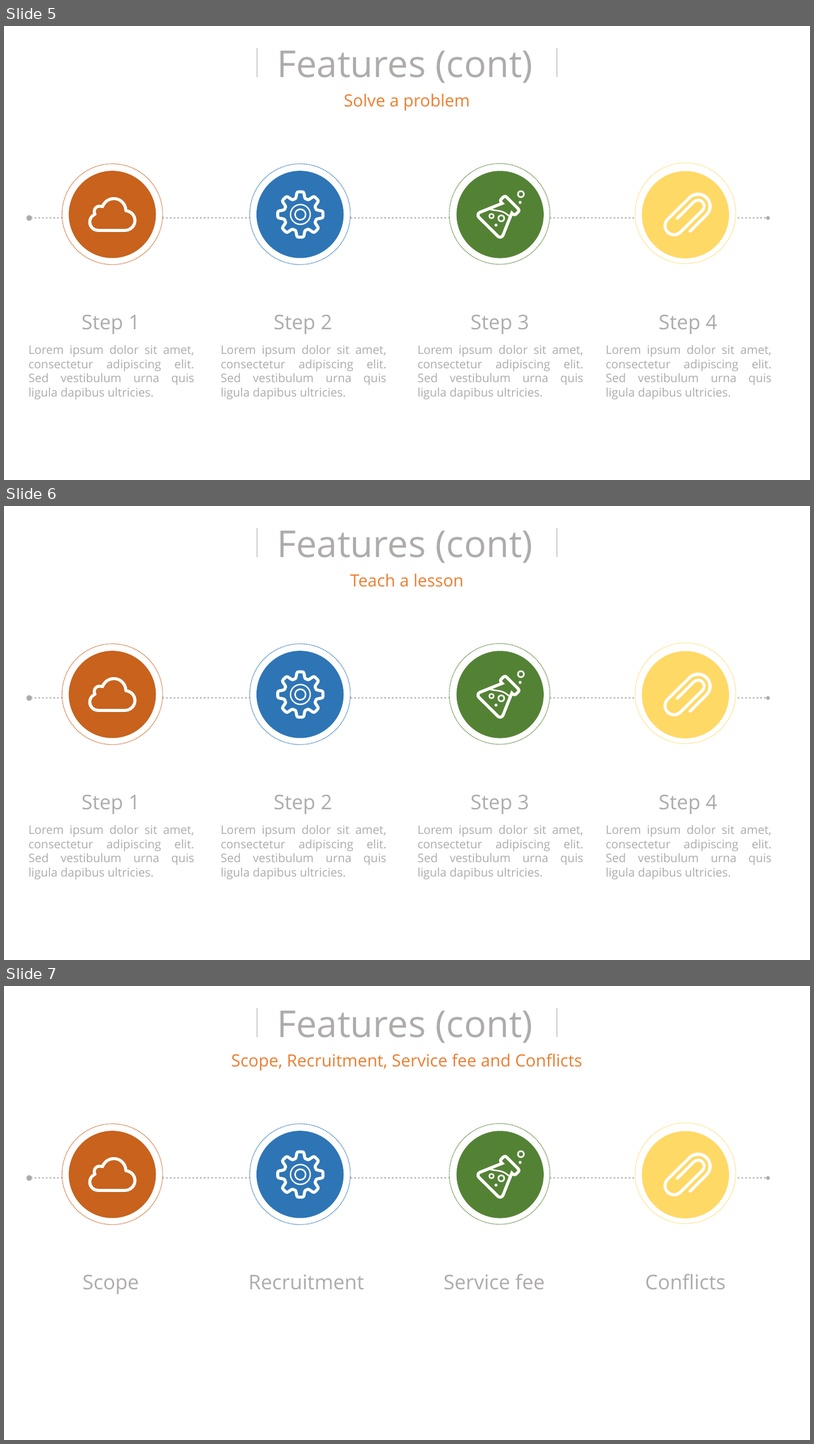
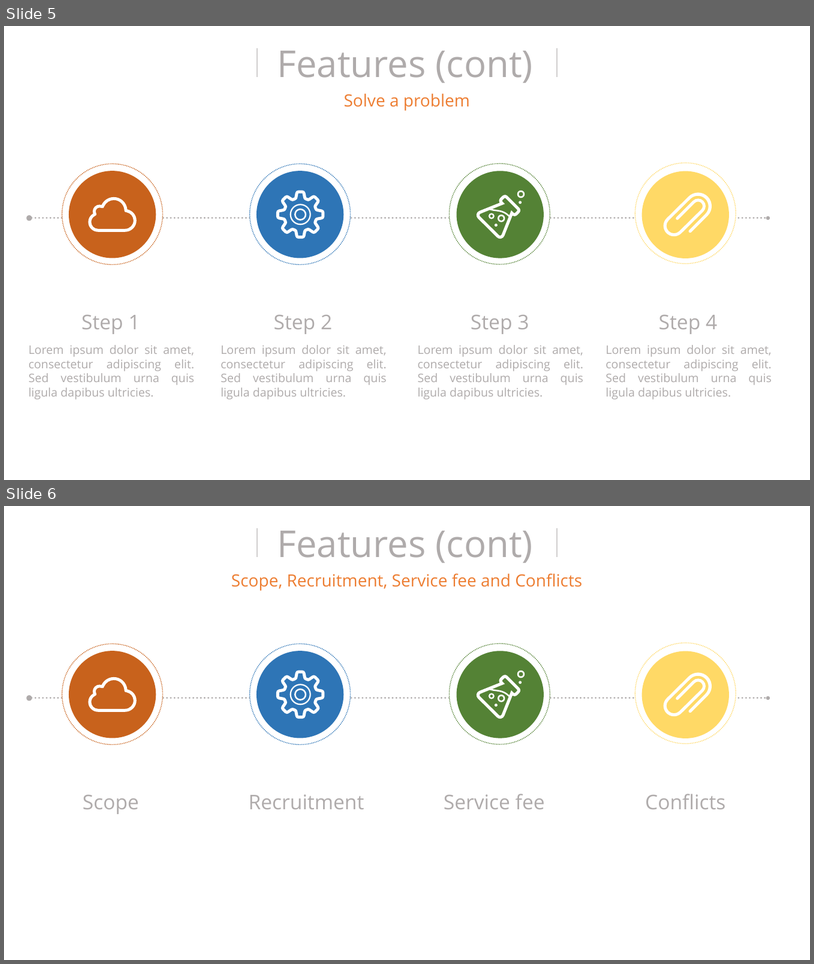
Before and after one commit to thanhphonui321/quickteach, a slide deck: 3.5 Slides 1-14.pptx.pptx. Shown one above the other, each under a label of ours: slides 5, 6 and 7 before the commit, slides 5 and 6 after it. The pictures are 814x1444 and 814x964 pixels, drawn with LibreOffice and Linux fonts; fonts in the diff are those of the drawing. Boxes give left, top, right and bottom in pixels: in the first picture for what was removed or moved away, otherwise in the second. Text is boxed around its words. In the diff, an @@ line names an element or a change of style, - is before the commit and + after.

Commit message:
abc

```diff
--- a/3.5 Slides 1-14.pptx.pptx
+++ b/3.5 Slides 1-14.pptx.pptx
@@ slide 6 removed at [4,506,810,960], background #FFFFFF @@
@@ line removed from (257, 528) to (257, 557) @@
@@ text removed at [278,531,533,563] @@
-Features (cont)
@@ line removed from (558, 528) to (558, 557) @@
@@ text removed at [350,573,464,587] @@
-Teach a lesson
@@ ellipse removed at [62,644,163,745] @@
@@ ellipse removed at [636,643,737,744] @@
@@ ellipse removed at [69,651,156,738] @@
@@ ellipse removed at [642,651,729,738] @@
@@ freeform shape removed at [88,677,137,712] @@
@@ group removed at [450,643,551,744]: 6 freeform shapes, 2 ellipses @@
@@ freeform shape removed at [664,672,713,716] @@
@@ double arrow removed from (29, 698) to (768, 698) @@
@@ group removed at [249,644,351,745]: 3 freeform shapes, 2 ellipses @@
@@ text removed at [81,795,140,814] @@
-Step 1
@@ text removed at [274,795,332,814] @@
-Step 2
@@ text removed at [471,795,529,814] @@
-Step 3
@@ text removed at [659,795,717,814] @@
-Step 4
@@ text removed at [29,825,194,879] @@
-Lorem ipsum dolor sit amet, consectetur adipiscing elit. Sed vestibulum urna quis ligula dapibus ultricies.
@@ text removed at [221,825,387,879] @@
-Lorem ipsum dolor sit amet, consectetur adipiscing elit. Sed vestibulum urna quis ligula dapibus ultricies.
@@ text removed at [418,825,584,879] @@
-Lorem ipsum dolor sit amet, consectetur adipiscing elit. Sed vestibulum urna quis ligula dapibus ultricies.
@@ text removed at [606,825,772,879] @@
-Lorem ipsum dolor sit amet, consectetur adipiscing elit. Sed vestibulum urna quis ligula dapibus ultricies.
@@ what was slide 7 is now slide 6 @@
```
Also in this commit, not shown: 1 slide changed.
